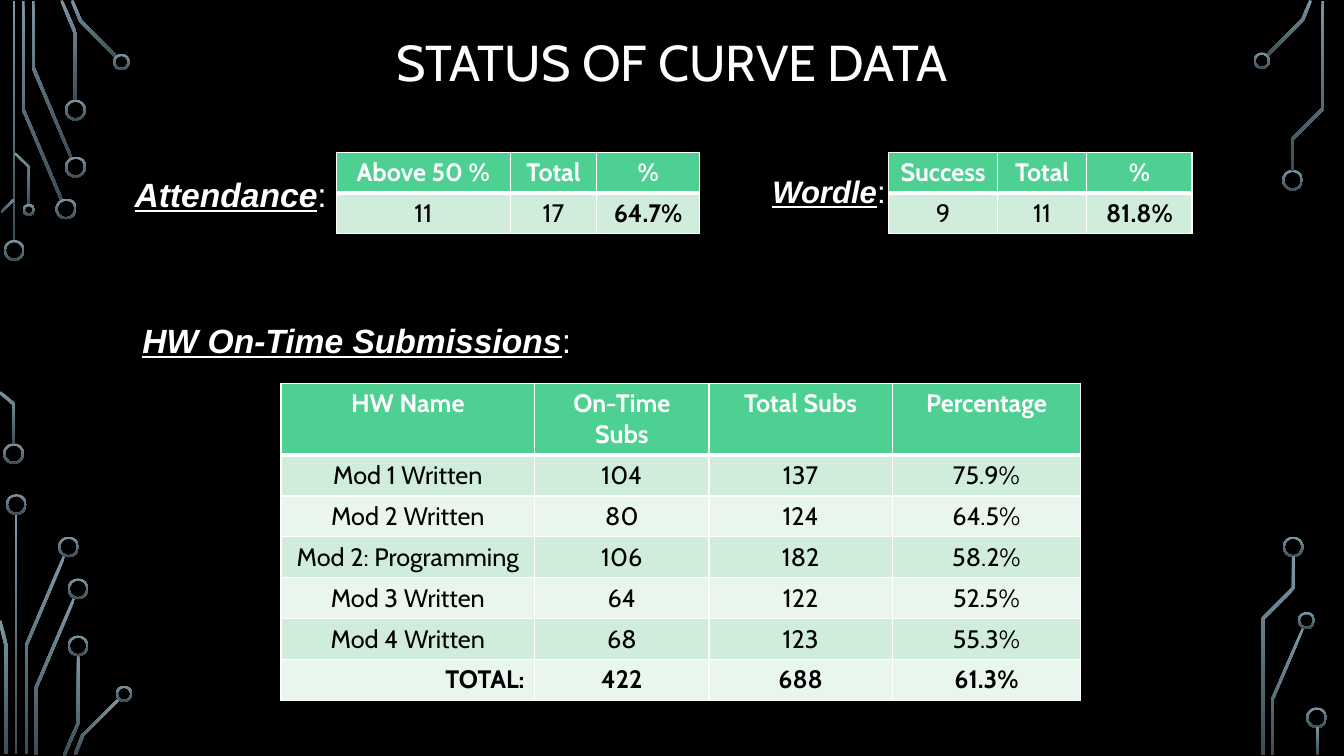
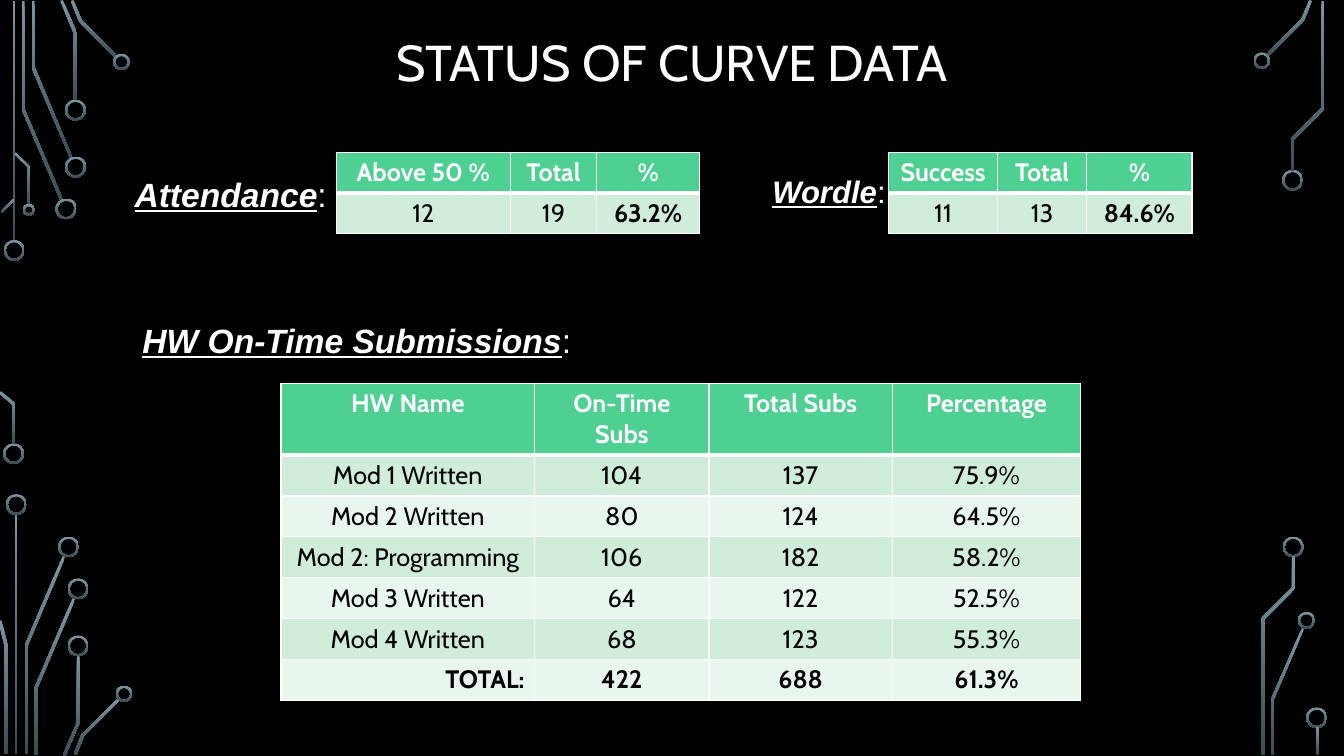
Before and after one commit to markfloryan/dmt2, a slide deck: slide 22 of slides/00-DailyAnnouncements.pptx (slide 21 before the commit). Drawn at 1344x756 pixels with LibreOffice and Linux fonts; fonts in the diff are those of the drawing; background and template pictures are left out. Boxes give left, top, right and bottom in pixels: in the first picture for what was removed or moved away, otherwise in the second. Text is boxed around its words. In the diff, an @@ line names an element or a change of style, - is before the commit and + after.

```diff
--- a/slides/00-DailyAnnouncements.pptx
+++ b/slides/00-DailyAnnouncements.pptx
@@ table at [337,152,700,234] @@
-row 2: 11 | 17 | 64.7%
+row 2: 12 | 19 | 63.2%
@@ table at [889,152,1193,234] @@
-row 2: 9 | 11 | 81.8%
+row 2: 11 | 13 | 84.6%
```
Also in this commit, not shown: 1 slide added.
